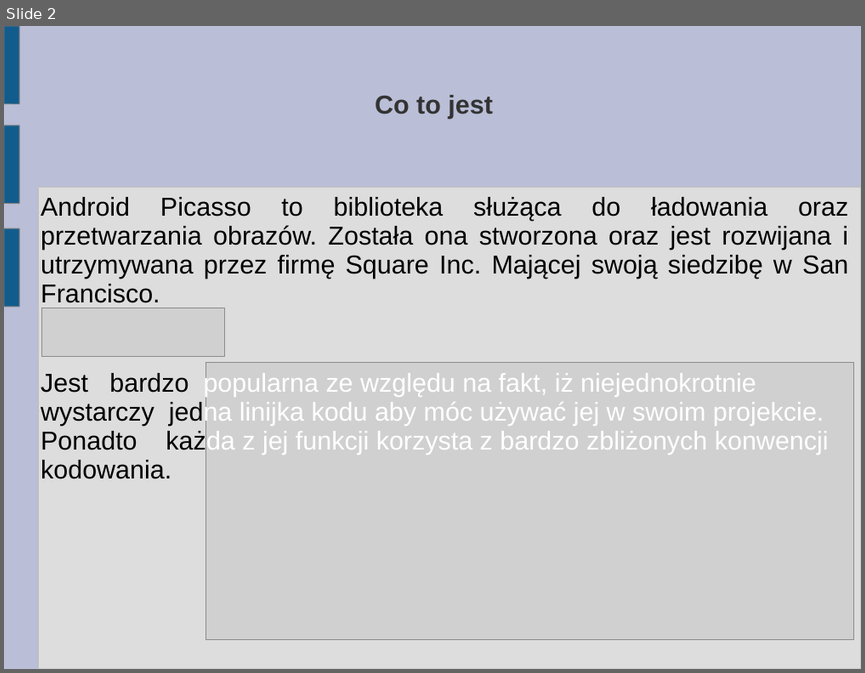
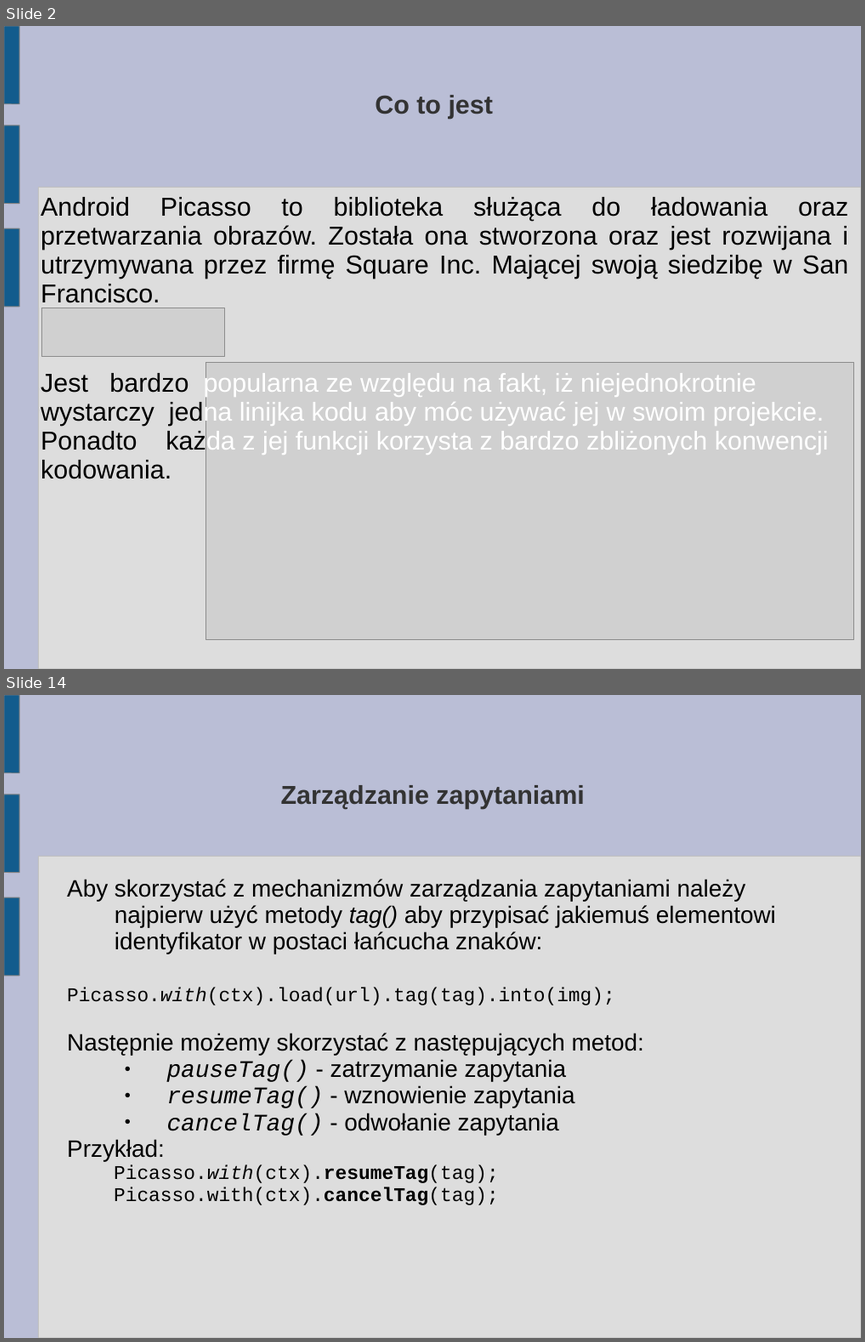
Before and after one commit to karolbisztyga/studies, a slide deck: android/picassopresentation/prezentacja.ppt. Shown one above the other, each under a label of ours: slide 2 before the commit, slides 2 and 14 after it; the slides between them are not shown. The pictures are 865x673 and 865x1342 pixels, drawn with LibreOffice and Linux fonts; fonts in the diff are those of the drawing; grey boxes stand for pictures. Boxes give left, top, right and bottom in pixels: in the first picture for what was removed or moved away, otherwise in the second. Text is boxed around its words. In the diff, an @@ line names an element or a change of style, - is before the commit and + after.

```diff
--- a/android/picassopresentation/prezentacja.ppt
+++ b/android/picassopresentation/prezentacja.ppt
@@ slide 14 added at (x1=4, y1=695, x2=861, y2=1338), background #BABED6; not listed: 4 template elements that a slide beside it also shows @@
@@ title added at (x1=281, y1=785, x2=584, y2=809), 24 pt, text #333333, bold @@
+Zarządzanie zapytaniami
@@ text added at (x1=67, y1=879, x2=776, y2=1205), 22 pt, text #000000 @@
+Aby skorzystać z mechanizmów zarządzania zapytaniami należy najpierw użyć metody tag() aby przypisać jakiemuś elementowi identyfikator w postaci łańcucha znaków:
+Picasso.with(ctx).load(url).tag(tag).into(img);
+Następnie możemy skorzystać z następujących metod:
+  ● pauseTag() - zatrzymanie zapytania
+  ● resumeTag() - wznowienie zapytania
+  ● cancelTag() - odwołanie zapytania
+Przykład:
+Picasso.with(ctx).resumeTag(tag);
+Picasso.with(ctx).cancelTag(tag);
```
Also in this commit, not shown: 12 other slides added, 1 slide removed, 2 other files.
